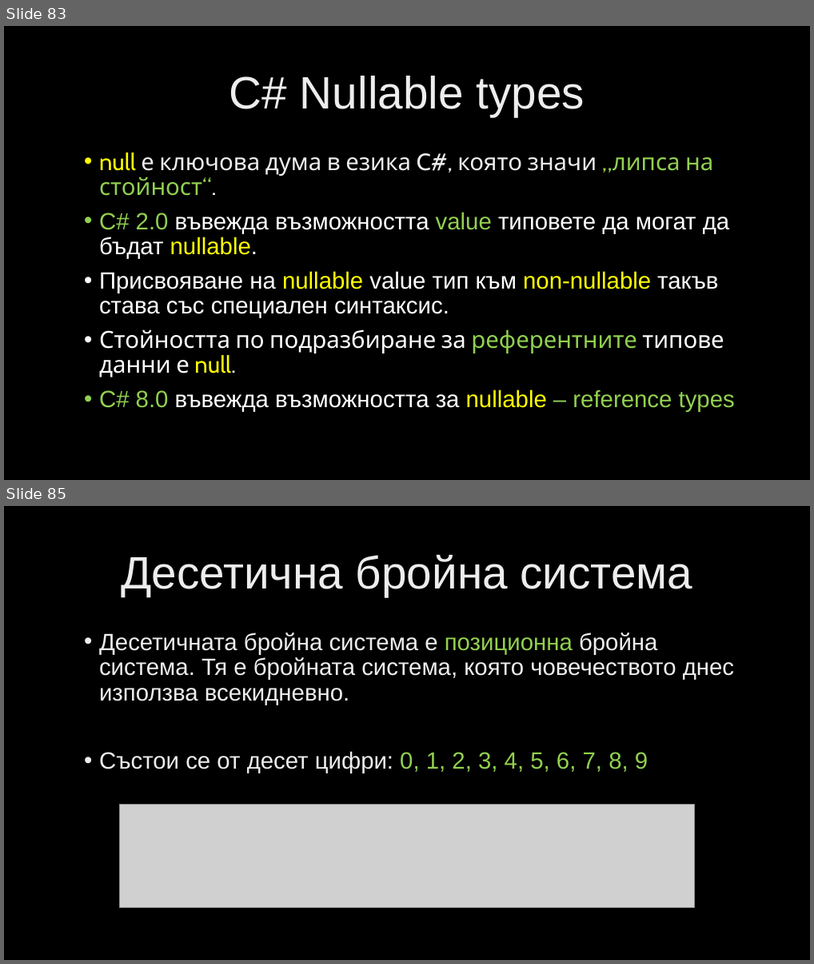
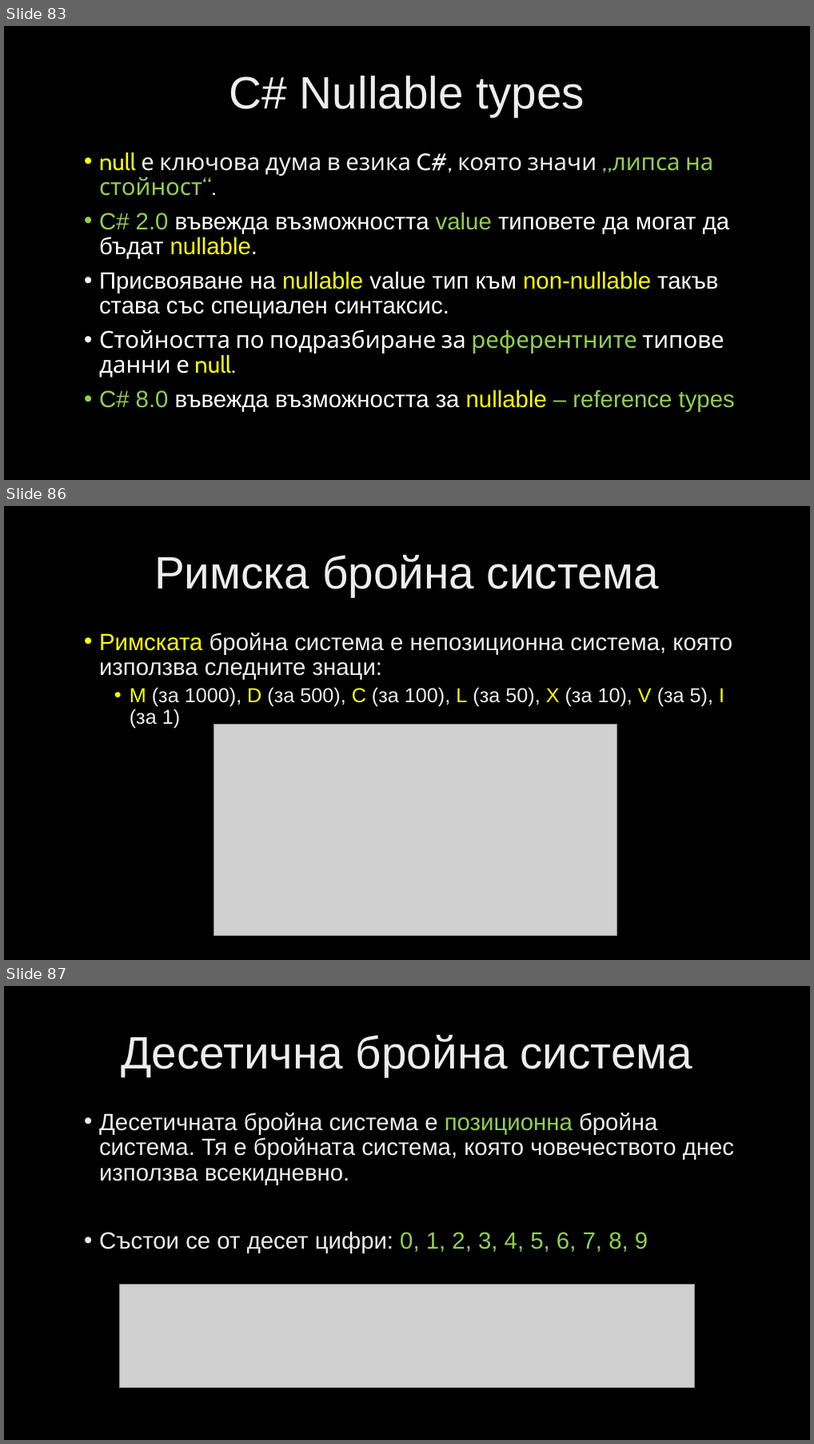
Before and after one commit to velizar92/CSharp-Programming-Presentations, a slide deck: C# Intermediate.pptx. Shown one above the other, each under a label of ours: slides 83 and 85 before the commit, slides 83, 86 and 87 after it; the slides between them are not shown. The pictures are 814x964 and 814x1444 pixels, drawn with LibreOffice and Linux fonts; fonts in the diff are those of the drawing; grey boxes stand for pictures; background and template pictures are left out. Boxes give left, top, right and bottom in pixels: in the first picture for what was removed or moved away, otherwise in the second. Text is boxed around its words. In the diff, an @@ line names an element or a change of style, - is before the commit and + after.

```diff
--- a/C# Intermediate.pptx
+++ b/C# Intermediate.pptx
@@ slide 86 added at [4,506,810,960], background picture (left out) @@
@@ title added at [154,555,660,596], 54 pt, text gradient #BFBFBF to #EDEDED to #FFFFFF @@
+Римска бройна система
@@ text added at [99,632,733,728], 28 pt, text gradient #BFBFBF to #EDEDED to #FFFFFF @@
+• Римската бройна система е непозиционна система, която използва следните знаци:
+  • M (за 1000), D (за 500), C (за 100), L (за 50), X (за 10), V (за 5), I (за 1)
@@ picture added at [214,724,618,936] @@
@@ what was slide 85 is now slide 87 @@
```
Also in this commit, not shown: 3 slides changed, 5 other slides added.
